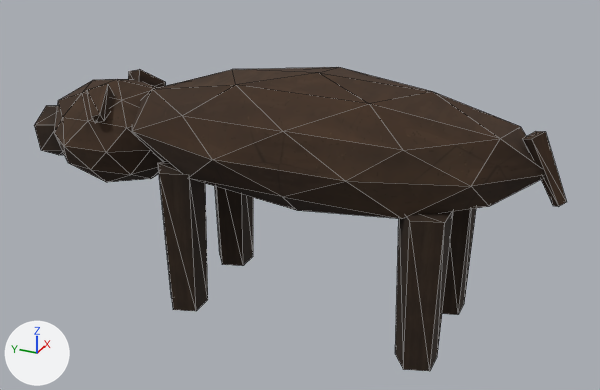
An edit to the glTF model gioco/asset/villaggio/animale_maiale.glb, drawn before and after from the same camera.
One viewpoint serves both versions: a 50 mm camera at (-1.662, -0.702, 1.124) aimed at (0.003, 0.047, 0.292). Every picture has the same lights, and +X, +Y and +Z are marked at lower left. The picture after the commit comes second. Mesh edges are drawn as thin lines. Vertices at exactly the same position are counted once.

Names of what the first picture shows: 'animale_maiale'.
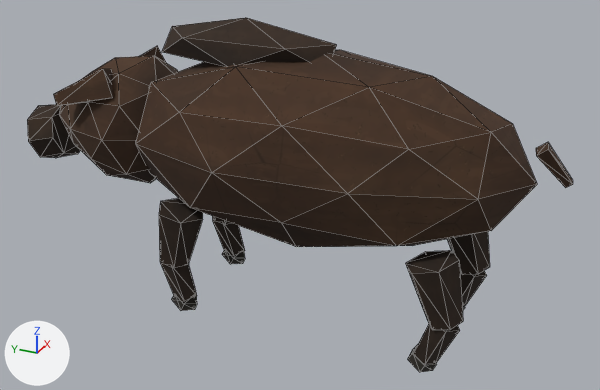
Changed parts and their boxes (x1, y1, x2, y2) in the pictures (600 x 390 px):
'animale_maiale', reshaped (16% taller)
    before: (34, 67, 567, 371)
    after: (27, 18, 573, 372)
part 1 of me_animale_maiale, rebuilt (29% taller)
    before: (132, 67, 543, 219)
    after: (136, 50, 537, 247)
part 2 of me_animale_maiale, rebuilt
    before: (54, 79, 163, 182)
    after: (59, 56, 178, 183)
part 3 of me_animale_maiale, rebuilt
    before: (34, 106, 64, 155)
    after: (27, 105, 80, 158)
part 4 of me_animale_maiale, rebuilt (12% narrower, 53% shorter)
    before: (158, 161, 208, 311)
    after: (159, 198, 203, 268)
part 5 of me_animale_maiale, rebuilt (mostly hidden afterwards)
    before: (215, 186, 253, 266)
    after: (212, 216, 232, 225)
part 6 of me_animale_maiale, rebuilt (17% narrower, 39% shorter)
    before: (522, 131, 567, 207)
    after: (536, 142, 573, 188)
part 7 of me_animale_maiale, deleted (brown)
    before: (86, 84, 114, 123)
part 8 of me_animale_maiale, deleted
    before: (128, 69, 166, 88)
part 9 of me_animale_maiale, reshaped
    before: (395, 208, 476, 371)
    after: (406, 232, 490, 372)
part 10 of me_animale_maiale, added
    after: (161, 220, 245, 311)
part 11 of me_animale_maiale, added (brown)
    after: (53, 18, 337, 106)

Edits to the bpy script that builds the scene:
```text
Add img_pietra:
    img_pietra = load_image('pietra', '_unpacked/pietra', 512, 512, 'sRGB')
Add mat_zoccolo:
    mat_zoccolo = bpy.data.materials.new('zoccolo')
    # colours: dark grey #615d59, mixed with the vertex colours
    # uses the picture img_pietra
Add mat_setole_scure:
    mat_setole_scure = bpy.data.materials.new('setole_scure')
    # colours: brown #6c6159, mixed with the vertex colours
    # uses the picture img_argilla
Add mat_setole:
    mat_setole = bpy.data.materials.new('setole')
    # colours: brown #958176, mixed with the vertex colours
    # uses the picture img_argilla
Change me_animale_maiale:
    used by ob_animale_maiale; location = (0.0, 0.0, 0.0)
    remove me_animale_maiale.from_pydata(...)  # 160 vertices, 280 faces; spans x -0.216..0.211, y -0.563..0.791, z 0.0..0.601
    remove me_animale_maiale.materials.append(mat_pelo_maiale)
    remove me_animale_maiale.materials.append(mat_zampe_maiale)
    add me_animale_maiale.from_pydata(...)  # 264 vertices, 452 faces; spans x -0.225..0.215, y -0.568..0.818, z -0.016..0.708
    me_animale_maiale part 1: the loose piece of 42 vertices spanning x -0.216..0.211, y -0.523..0.511, z 0.289..0.601 is rebuilt with 42 vertices and now spans x -0.225..0.215, y -0.5..0.5, z 0.186..0.651, in mat_setole
    me_animale_maiale part 2: the loose piece of 42 vertices spanning x -0.156..0.154, y 0.36..0.736, z 0.26..0.519 is rebuilt with 42 vertices and now spans x -0.16..0.167, y 0.36..0.74, z 0.263..0.583, in mat_setole
    me_animale_maiale part 3: the loose piece of 12 vertices spanning x -0.061..0.061, y 0.689..0.791, z 0.278..0.429 is rebuilt with 16 vertices and now spans x -0.075..0.075, y 0.703..0.818, z 0.267..0.428, in mat_setole_scure
    me_animale_maiale part 4: the loose piece of 10 vertices spanning x -0.183..-0.069, y 0.251..0.36, z 0.0..0.372 is rebuilt with 12 vertices and now spans x -0.182..-0.078, y 0.241..0.369, z 0.112..0.273, in mat_setole_scure
    me_animale_maiale part 5: the loose piece of 10 vertices spanning x 0.069..0.183, y 0.251..0.36, z 0.0..0.372 is rebuilt with 12 vertices and now spans x 0.078..0.182, y 0.241..0.369, z 0.112..0.273, in mat_setole_scure
    me_animale_maiale part 6: the loose piece of 8 vertices spanning x -0.025..0.025, y -0.563..-0.458, z 0.378..0.538 is rebuilt with 8 vertices and now spans x -0.014..0.038, y -0.568..-0.486, z 0.413..0.511, in mat_setole
    me_animale_maiale part 7: the loose piece of 8 vertices spanning x -0.152..-0.046, y 0.499..0.579, z 0.453..0.529 is deleted
    me_animale_maiale part 8: the loose piece of 8 vertices spanning x 0.046..0.152, y 0.499..0.579, z 0.453..0.529 is deleted
    me_animale_maiale part 9: 20 vertices removed from x -0.183..0.183, y -0.349..-0.24, z 0.0..0.372; 64 vertices added at x -0.182..0.182, y -0.398..-0.262, z -0.016..0.276
    me_animale_maiale part 10: 40 vertices added at x -0.164..0.164, y 0.271..0.358, z -0.016..0.13
    me_animale_maiale part 11: 28 vertices added at x -0.165..0.165, y -0.033..0.63, z 0.483..0.708
    add me_animale_maiale.materials.append(mat_setole)
    add me_animale_maiale.materials.append(mat_setole_scure)
    add me_animale_maiale.materials.append(mat_zoccolo)
```
